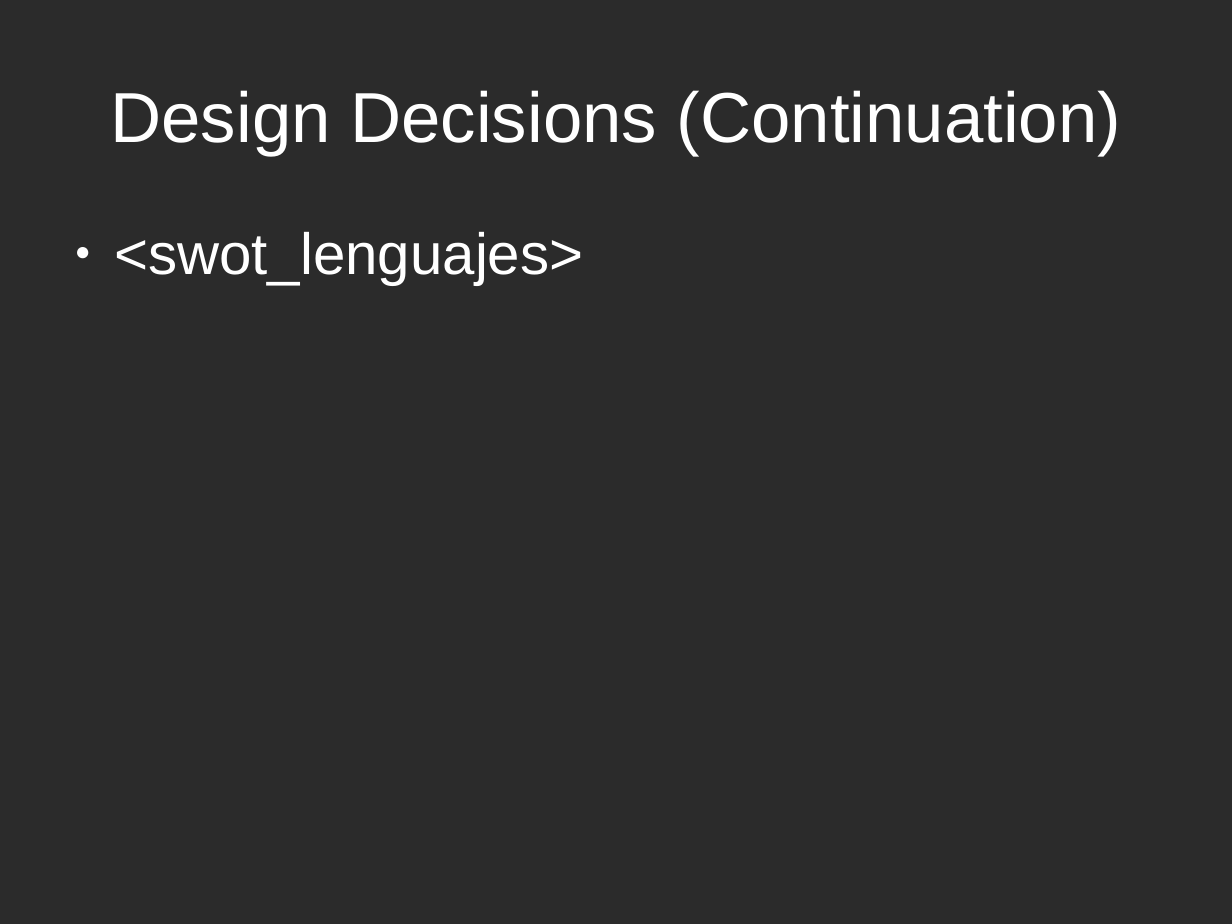
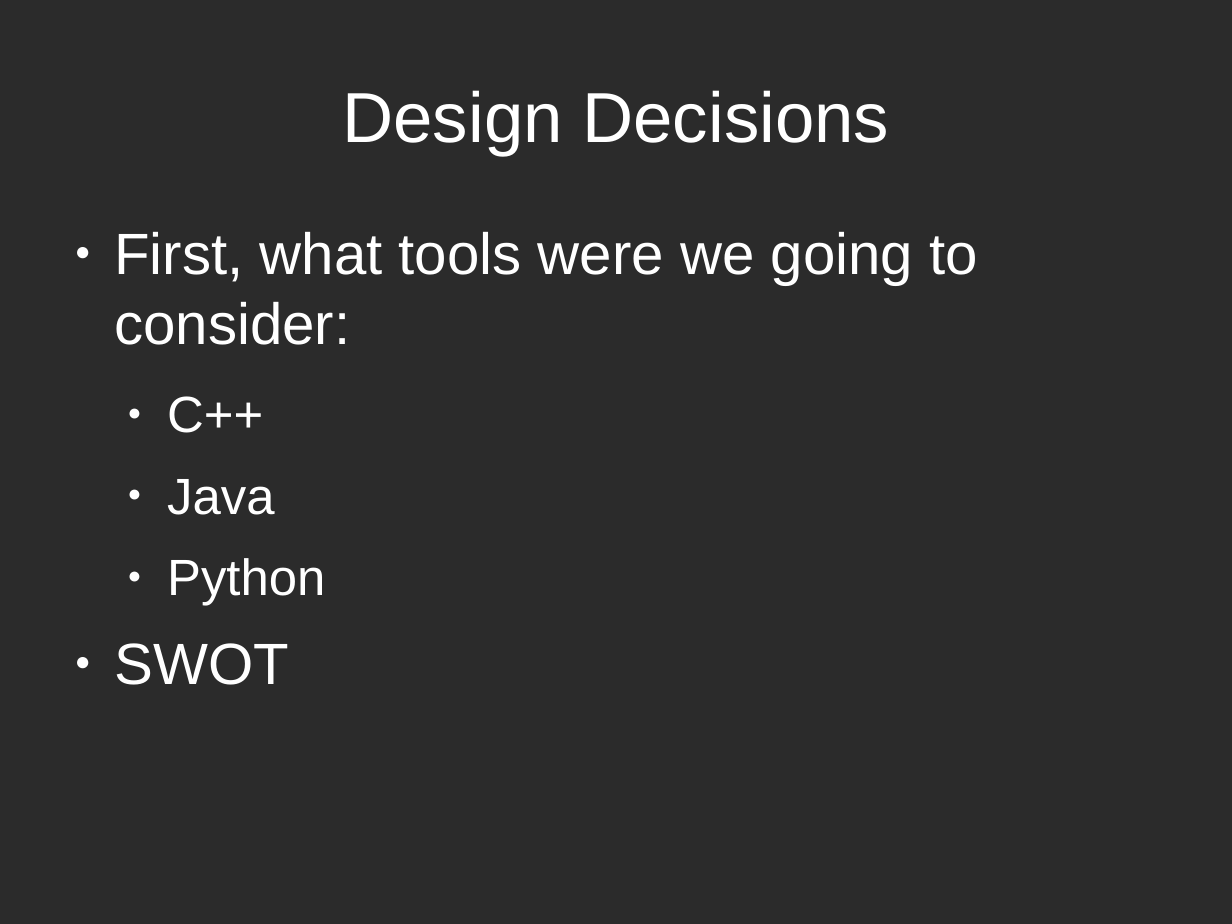
Before and after one commit to plasmavisgroup/PlasmaGraph, a slide deck: slide 5 of specs/Presentaciones/Presentacion de Mitad/Mid-Project Presentation.odp (slide 7 before the commit). Drawn at 1232x924 pixels with LibreOffice and Linux fonts; fonts in the diff are those of the drawing; background and template pictures are left out; a plain dark background stands for a picture behind light text. Boxes give left, top, right and bottom in pixels: in the first picture for what was removed or moved away, otherwise in the second. Text is boxed around its words. In the diff, an @@ line names an element or a change of style, - is before the commit and + after.

```diff
--- a/specs/Presentaciones/Presentacion de Mitad/Mid-Project Presentation.odp
+++ b/specs/Presentaciones/Presentacion de Mitad/Mid-Project Presentation.odp
@@ title at (x1=343, y1=90, x2=889, y2=155): text changed @@
-Design Decisions (Continuation)
+Design Decisions
@@ text at (x1=114, y1=232, x2=977, y2=685): text changed @@
-● <swot_lenguajes>
+● First, what tools were we going to consider:
+  ● C++
+  ● Java
+  ● Python
+● SWOT
```
Also in this commit, not shown: 5 other slides changed, 5 slides added, 26 other files.
